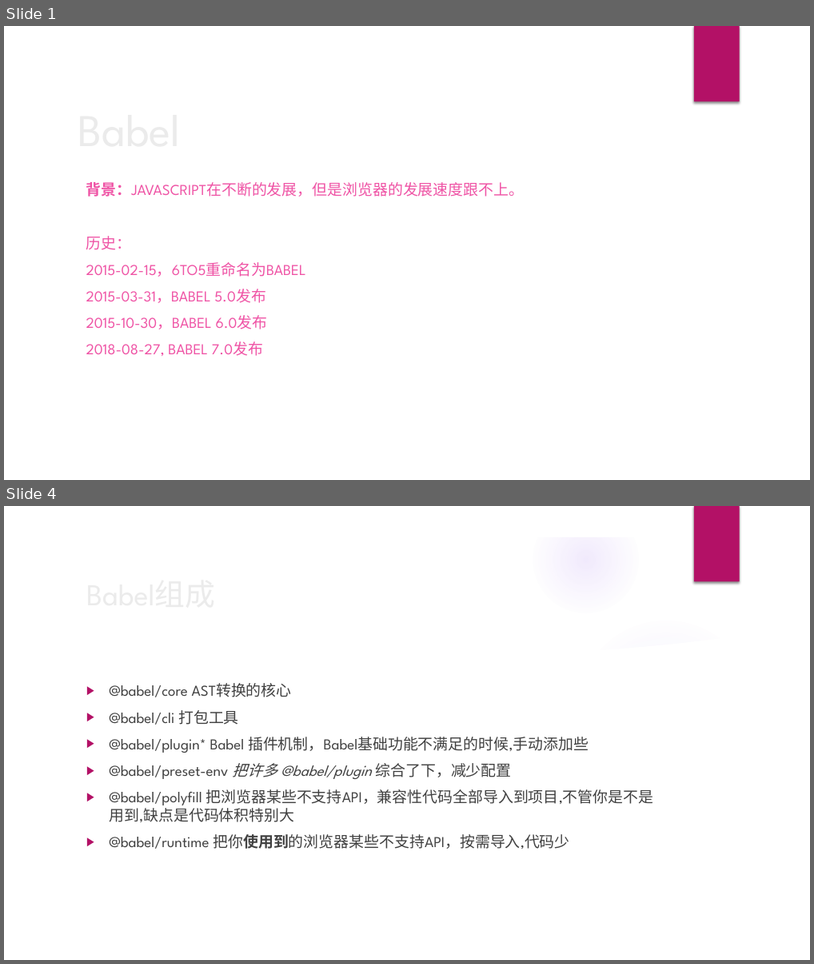
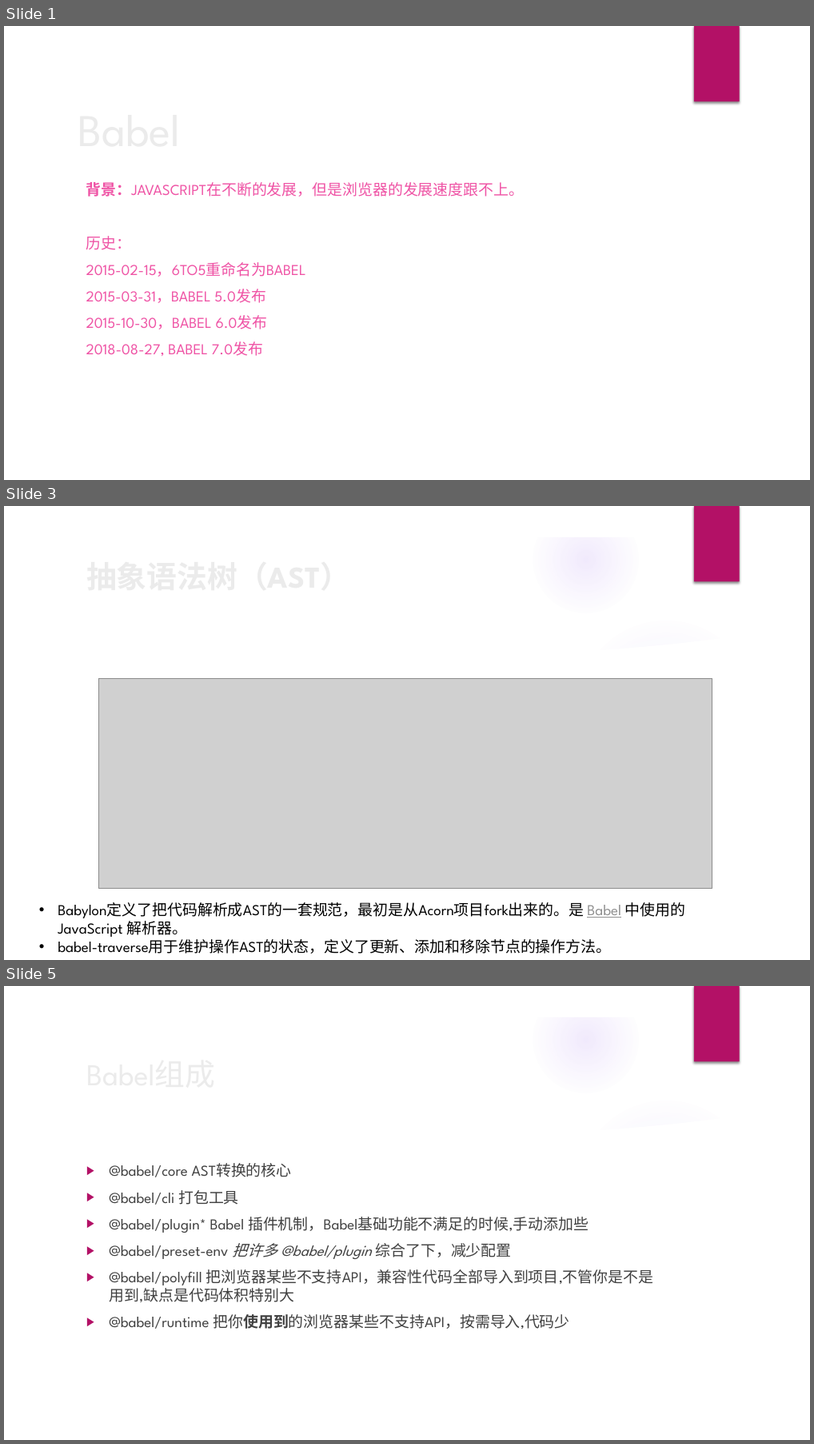
Before and after one commit to jiangyanghe/babel-lesson, a slide deck: babel.pptx. Shown one above the other, each under a label of ours: slides 1 and 4 before the commit, slides 1, 3 and 5 after it; the slides between them are not shown. The pictures are 814x964 and 814x1444 pixels, drawn with LibreOffice and Linux fonts; fonts in the diff are those of the drawing; grey boxes stand for pictures; background and template pictures are left out. Boxes give left, top, right and bottom in pixels: in the first picture for what was removed or moved away, otherwise in the second. Text is boxed around its words. In the diff, an @@ line names an element or a change of style, - is before the commit and + after.

```diff
--- a/babel.pptx
+++ b/babel.pptx
@@ slide 3 added at (4, 506, 810, 960), background picture (left out); not listed: 9 template elements that a slide beside it also shows @@
@@ title added at (80, 570, 660, 616), 36 pt, text #EBEBEB, bold @@
+抽象语法树（AST）
@@ picture added at (98, 679, 712, 888) @@
@@ text added at (58, 902, 686, 953), 18 pt, text #000000 @@
+• Babylon定义了把代码解析成AST的一套规范，最初是从Acorn项目fork出来的。是 Babel 中使用的 JavaScript 解析器。
+• babel-traverse用于维护操作AST的状态，定义了更新、添加和移除节点的操作方法。
@@ what was slide 4 is now slide 5 @@
```
Also in this commit, not shown: 4 slides changed, 4 other slides added, 4 other files.
